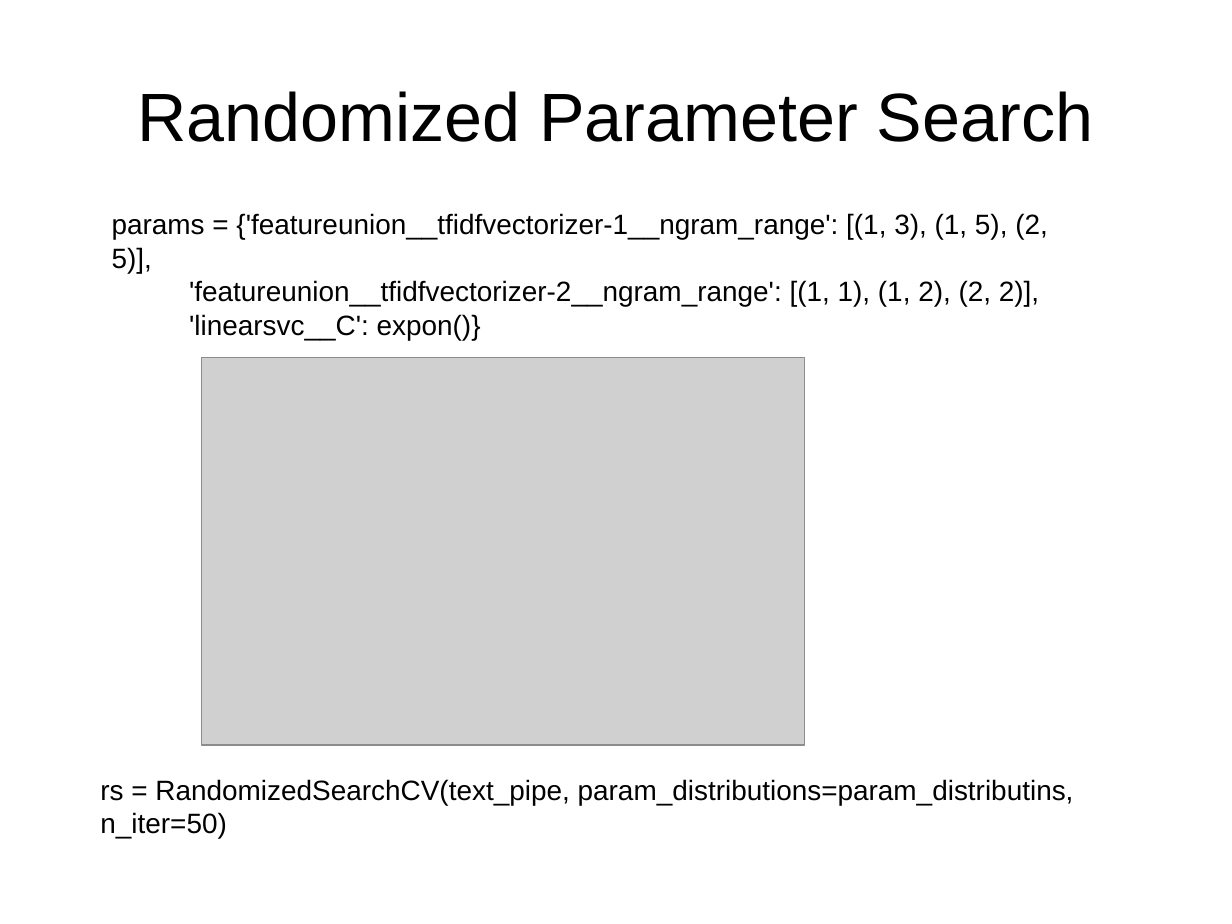
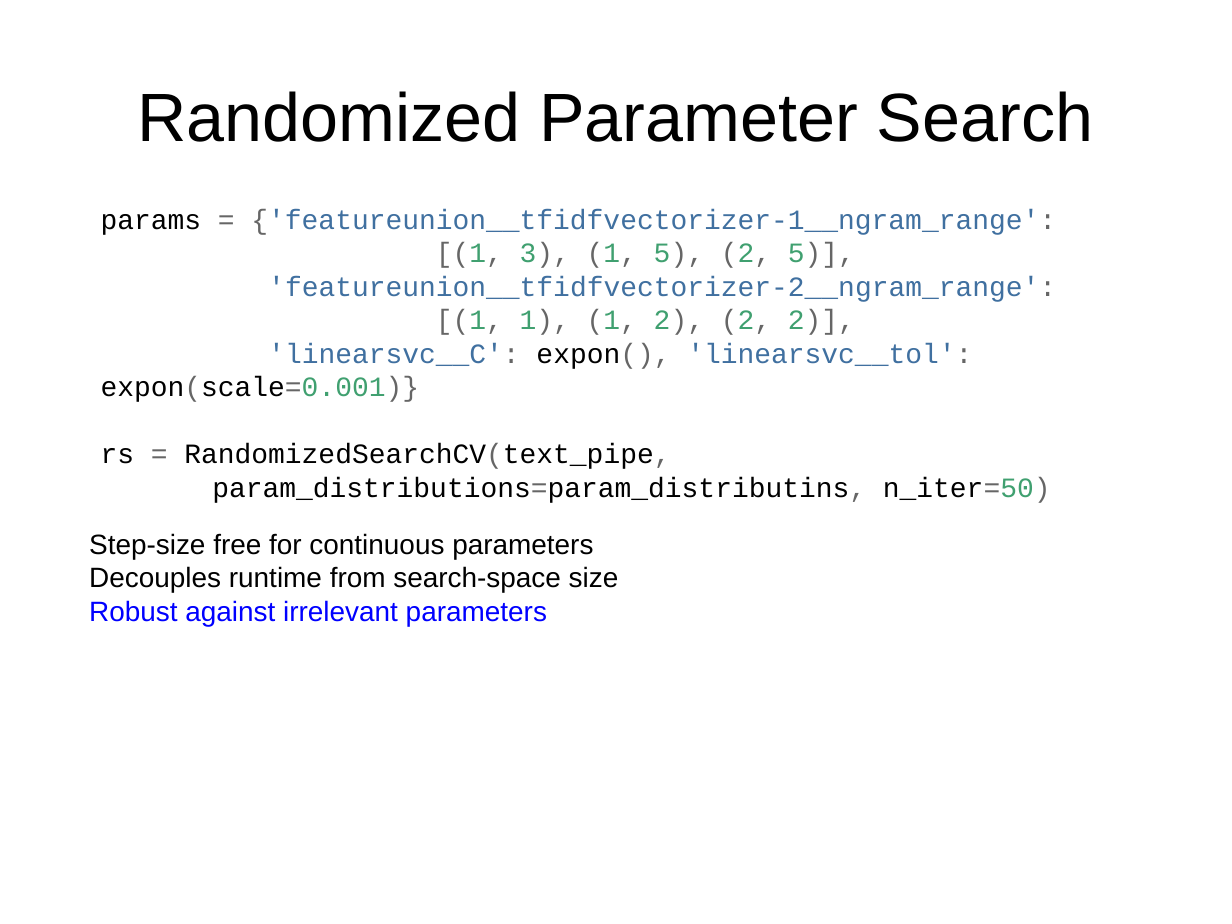
Before and after one commit to amueller/pydata-nyc-advanced-sklearn, a slide deck: slide 24 of presentation.odp (slide 19 before the commit). Drawn at 1232x924 pixels with LibreOffice and Linux fonts; fonts in the diff are those of the drawing; grey boxes stand for pictures. Boxes give left, top, right and bottom in pixels: in the first picture for what was removed or moved away, otherwise in the second. Text is boxed around its words. In the diff, an @@ line names an element or a change of style, - is before the commit and + after.

Commit message:
update presentation

```diff
--- a/presentation.odp
+++ b/presentation.odp
@@ text at bbox=[101, 209, 1056, 503]: text changed; font Arial to Courier New; text colour #000000 to #4070A0 @@
-params = {'featureunion__tfidfvectorizer-1__ngram_range': [(1, 3), (1, 5), (2, 5)],
-'featureunion__tfidfvectorizer-2__ngram_range': [(1, 1), (1, 2), (2, 2)],
-'linearsvc__C': expon()}
+params = {'featureunion__tfidfvectorizer-1__ngram_range':
+[(1, 3), (1, 5), (2, 5)],
+'featureunion__tfidfvectorizer-2__ngram_range':
+[(1, 1), (1, 2), (2, 2)],
+'linearsvc__C': expon(), 'linearsvc__tol': expon(scale=0.001)}
+rs = RandomizedSearchCV(text_pipe,
+param_distributions=param_distributins, n_iter=50)
@@ picture removed at bbox=[201, 358, 805, 746] @@
@@ text added at bbox=[89, 533, 619, 626], 18 pt, text #000000 @@
+Step-size free for continuous parameters
+Decouples runtime from search-space size
+Robust against irrelevant parameters
@@ text removed at bbox=[100, 779, 1074, 839] @@
-rs = RandomizedSearchCV(text_pipe, param_distributions=param_distributins, n_iter=50)
```
Also in this commit, not shown: 42 other slides changed, 26 slides added, 9 slides removed.
